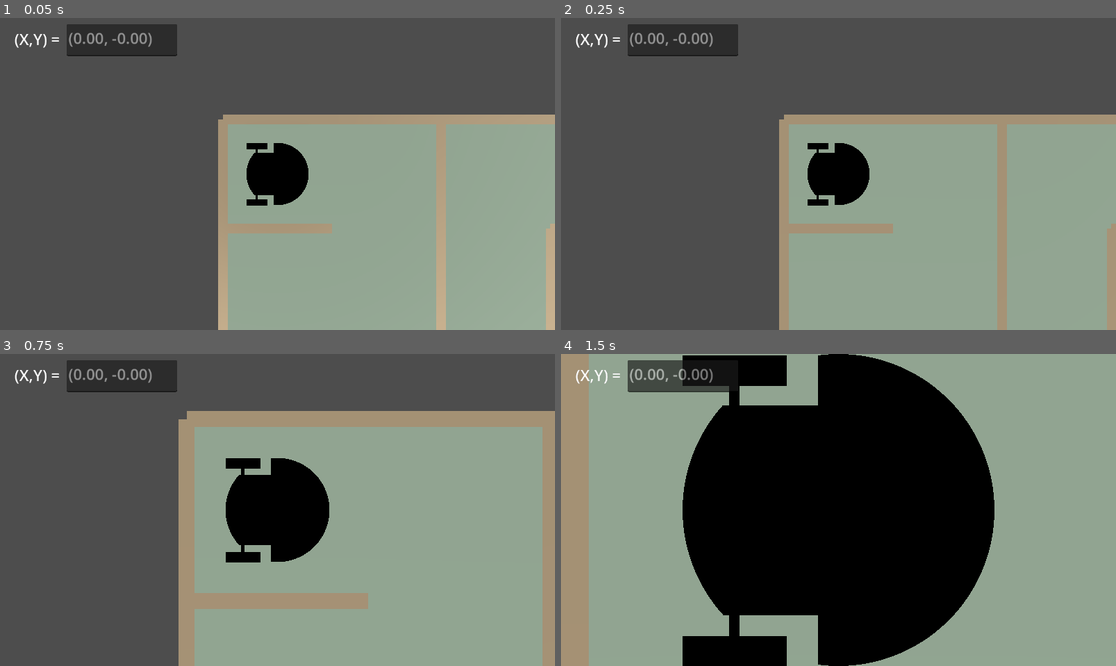
Above: before the commit, frames 1-4 (two rows, left to right).
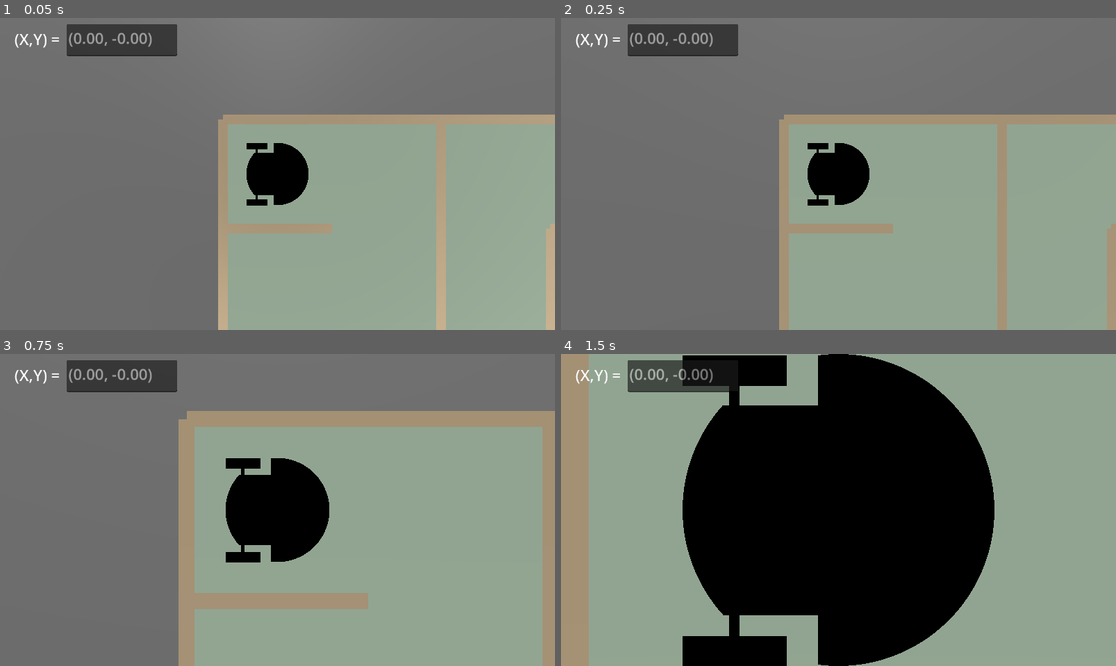
Above: after the commit, the same moments.

Repository: nameisalfio/q-learning-maze-robot
Game: Godot game, scene res://Maze.tscn
Same seed, same stepped clock (60 frames per second), same inputs: the game is played once before the commit and once after it.
Inputs:
- Up to frame 1 (0.05 s): no input
- Up to frame 2 (0.25 s): no input
- Up to frame 3 (0.75 s): tap Enter at 0.5 s; hold ] (zoom_in) from 0.53 s (still down)
- Up to frame 4 (1.5 s): tap Space at 1.25 s; release ] (zoom_in) at 1.28 s; tap / (zoom_out) at 1.35 s

The runs differ from the first frame. In frame 1, 56% of the frame differs, in the area x 0-100%, y 0-100%; in frame 2, 56%; in frame 3, 42%; in frame 4, nothing differs.

Commit message:
Pavimento gigantesco e altre prove coi collider

Diff:
--- a/GodotProject/Maze.tscn
+++ b/GodotProject/Maze.tscn
@@ -8,6 +8,15 @@
 [sub_resource type="CylinderShape3D" id="CylinderShape3D_m0p1e"]
 height = 0.154968
 radius = 0.301758
+
+[sub_resource type="PhysicsMaterial" id="PhysicsMaterial_m0p1e"]
+
+[sub_resource type="PlaneMesh" id="PlaneMesh_m0p1e"]
+size = Vector2(2000, 2000)
+
+[sub_resource type="BoxShape3D" id="BoxShape3D_qrwu0"]
+margin = 0.0
+size = Vector3(2000, 0.5, 2000)
 
 [node name="World" type="Node3D"]
 
@@ -54,3 +63,13 @@
 [node name="CollisionShape3D" type="CollisionShape3D" parent="Robot"]
 transform = Transform3D(1, 0, 0, 0, 1, 0, 0, 0, 1, 0, 0.117584, 0)
 shape = SubResource("CylinderShape3D_m0p1e")
+
+[node name="Floor" type="StaticBody3D" parent="."]
+transform = Transform3D(1, 0, 0, 0, 1, 0, 0, 0, 1, 0, -0.5, 0)
+physics_material_override = SubResource("PhysicsMaterial_m0p1e")
+
+[node name="MeshInstance3D" type="MeshInstance3D" parent="Floor"]
+mesh = SubResource("PlaneMesh_m0p1e")
+
+[node name="CollisionShape3D" type="CollisionShape3D" parent="Floor"]
+shape = SubResource("BoxShape3D_qrwu0")
Not shown: 1 places in GodotProject/Maze.tscn that only renumber resources
